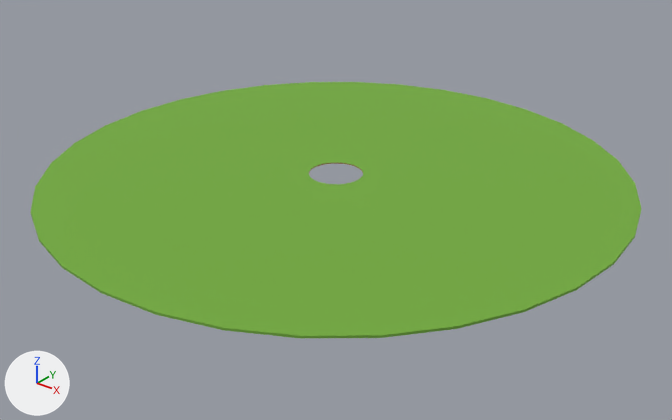
Renders of the FBX model Assets/FBX/Environment/floor_non-walkable.fbx from each side of a commit.
Both versions are drawn from a 50 mm lens placed at (1052.0, -1315.0, 738.0), pointed at (19.0, -24.0, -62.0). Lighting does not change. The marker at lower left points along +X, +Y and +Z. The picture after the commit comes second. Where no turn or scale is listed for an object, it has been applied to the vertices. Vertices at exactly the same position are counted once.

The scene before the commit, as lines of its bpy script (objects in view):
```python
me_torus_001 = bpy.data.meshes.new('Torus.001')
me_torus_001.from_pydata(...)  # 192 vertices, 160 faces; spans x -577.0..577.0, y -577.0..577.0, z -1.0..3.0
# faces by material slot: [128, 32]
me_torus_001.materials.append(mat_green_004)  # green #73ab3e
me_torus_001.materials.append(mat_material_007)  # brown #987343
ob_floor_nonwalkable = bpy.data.objects.new('Floor_NonWalkable', me_torus_001)
ob_floor_nonwalkable.location = (0.0, 0.0, 0.0)
```
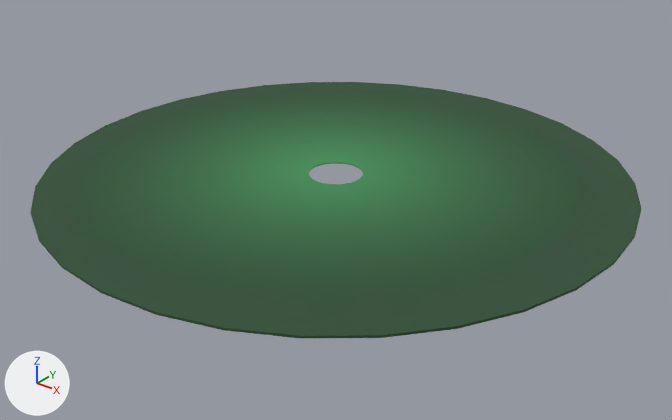
The newer file is also rescaled (x0.7) as a whole; pictures and numbers use the older file's frame.

Pixel boxes (x1, y1, x2, y2) of what changed, in the pictures (672 x 420 px):
'Floor_NonWalkable', recoloured, surface changed (darker): (31, 82, 641, 338) in both
part 1 of me_torus_001, recoloured (darker): (31, 82, 641, 338) in both
part 2 of me_torus_001, recoloured: (309, 163, 363, 172) in both
part 3 of me_torus_001, surface changed (darker): (31, 82, 641, 338) in both

Patch to the scene script:
```diff
--- a/Assets/FBX/Environment/floor_non-walkable.fbx.py
+++ b/Assets/FBX/Environment/floor_non-walkable.fbx.py
@@ img_pdv_gradienttexture_png @@
+img_pdv_gradienttexture_png = load_image('PdV_GradientTexture.png', '../Gradient defense/PdV_GradientTexture.png', 1920, 1920, 'sRGB')
@@ mat_gradient_007 @@
+mat_gradient_007 = principled_material('gradient.007')
+mat_gradient_007.texture = img_pdv_gradienttexture_png
+mat_gradient_007.roughness = 1.0
@@ me_torus_001 @@
 me_torus_001.from_pydata(...)  # 192 vertices, 160 faces; spans x -577.0..577.0, y -577.0..577.0, z -1.0..3.0
 # used by ob_floor_nonwalkable; location = (0.0, 0.0, 0.0)
+# me_torus_001 part 1: all 128 faces that had it switch from mat_green_004 (green #73ab3e) to mat_gradient_007 (picture img_pdv_gradienttexture_png)
+# me_torus_001 part 2: all 32 faces that had it switch from mat_material_007 (brown #987343) to mat_gradient_007 (picture img_pdv_gradienttexture_png)
+# me_torus_001 part 3: texture (UV) coordinates of 160 of 160 faces, centred in x -571.0..571.0, y -571.0..571.0, z 0.0..3.0, changed; they spanned u -0.01..1.0, v 0.0..1.0 and now span u 0.87..1.0, v 0.0..0.13
```
